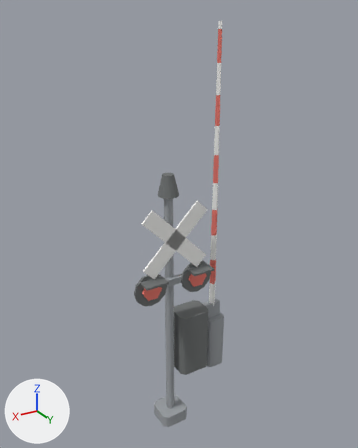
The glTF model web/public/models/crossing-gate-1.glb as it was, and as the next commit left it.
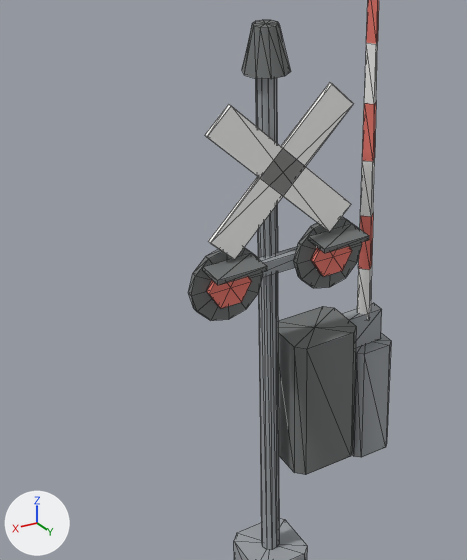
Old and new are each drawn whole from a 50 mm camera at (0.519, 0.911, 1.019) aimed at (-0.035, -0.012, 0.557) and again close up on the part from 14% to 72% of the width and 37% to 92% of the height. Lighting does not change. The marker at lower left points along +X, +Y and +Z. The first two pictures are the older version. The close-ups show mesh edges as thin lines. Vertices at exactly the same position are counted once.

Objects in the first close-up: 'crossing-gate-1'.
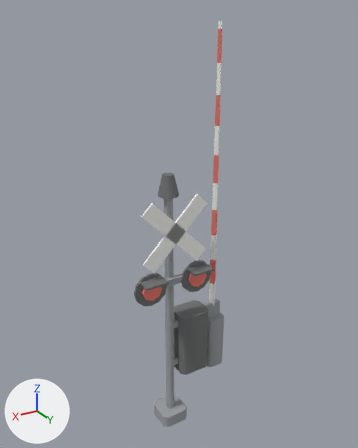
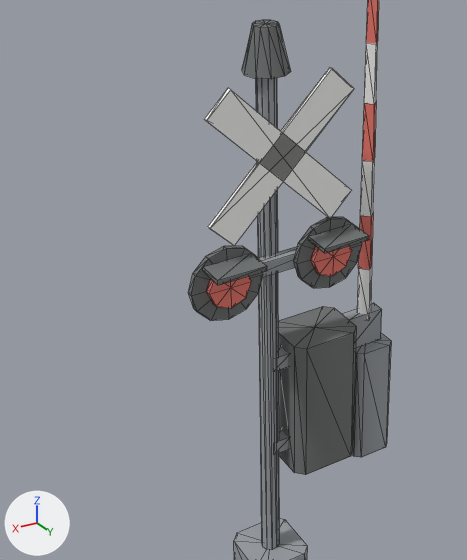
What changed in the scene script:
```text
Change me_crossing_gate_1:
    used by ob_crossing_gate_1; location = (0.0, 0.0, 0.0)
    remove me_crossing_gate_1.from_pydata(...)  # 282 vertices, 528 faces; spans x -0.156..0.104, y -0.036..0.059, z 0.0..1.0
    add me_crossing_gate_1.from_pydata(...)  # 314 vertices, 580 faces; spans x -0.156..0.104, y -0.036..0.059, z 0.0..1.0
    me_crossing_gate_1 part 1: a new loose piece, a box spanning x -0.023..0.0, y -0.01..0.01, z 0.172..0.189, in mat_steel (grey #9ba0a4)
    me_crossing_gate_1 part 2: a new loose piece, a box spanning x -0.023..0.0, y -0.01..0.01, z 0.287..0.303, in mat_steel (grey #9ba0a4)
    me_crossing_gate_1 part 3: the loose piece of 8 vertices spanning x -0.084..0.084, y 0.028..0.033, z 0.457..0.625 is moved by (0.0, 0.0, 0.016)
    me_crossing_gate_1 part 4: the loose piece of 8 vertices spanning x -0.084..0.084, y 0.028..0.033, z 0.457..0.625 is moved by (0.0, 0.0, 0.016)
    me_crossing_gate_1 part 5
    16 faces are deleted
    4 vertices in x -0.05..0.075, y 0.026..0.033, z 0.405 move by (0.005, 0.0, 0.004)
    4 vertices in x -0.075..0.05, y 0.026..0.033, z 0.405 move by (-0.005, 0.0, 0.004)
    4 vertices in x -0.075..0.05, y 0.026..0.033, z 0.448 move by (-0.005, 0.0, -0.004)
    4 vertices in x -0.05..0.075, y 0.026..0.033, z 0.448 move by (0.005, 0.0, -0.004)
    8 vertices are added at x -0.062..0.062, y 0.026..0.033, z 0.402..0.451
    32 new faces join them, mat_lens_red (red #ef7c6f)
    other edits to the shape of me_crossing_gate_1 do not show in these pictures
```

What differs and where, as boxes (x1, y1, x2, y2) in the close-ups (467 x 560 px; the box of a moved part takes in the faces that stretch with it):
part 1 of me_crossing_gate_1, added
    after: (276, 429, 288, 454)
part 2 of me_crossing_gate_1, added
    after: (276, 346, 288, 371)
part 3 of me_crossing_gate_1, moved or reshaped
    before: (205, 104, 351, 232)
    after: (204, 88, 351, 218)
part 4 of me_crossing_gate_1, moved or reshaped
    before: (208, 82, 354, 260)
    after: (208, 67, 354, 245)
part 5 of me_crossing_gate_1, moved or reshaped
    before: (207, 246, 352, 309)
    after: (207, 246, 352, 308)
